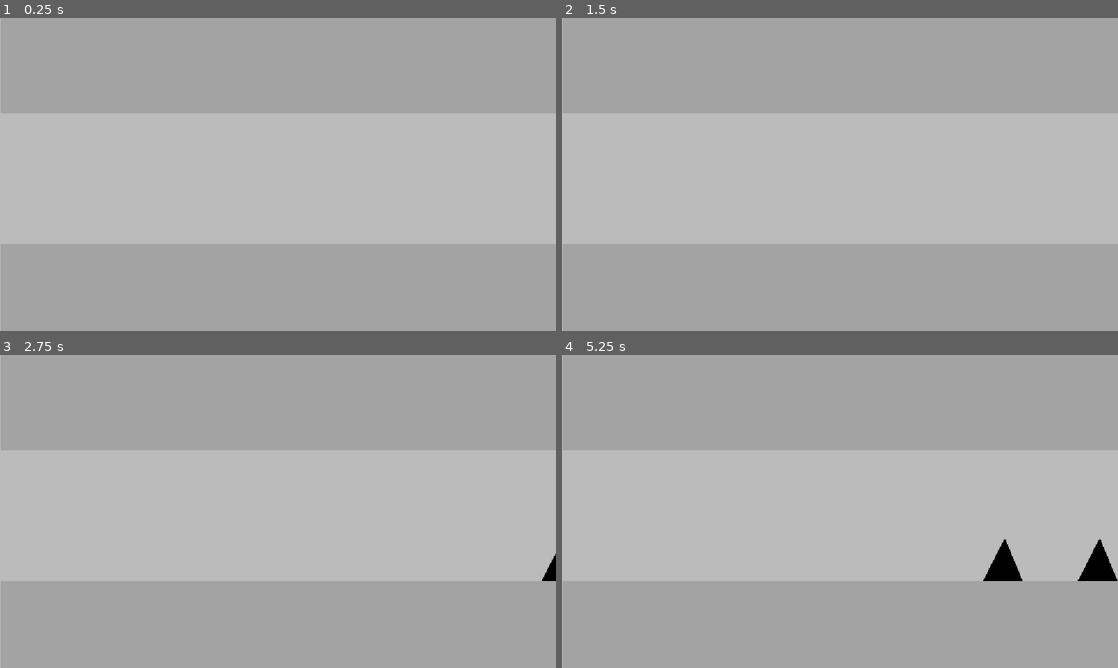
Above: before the commit, frames 1-4 (two rows, left to right).
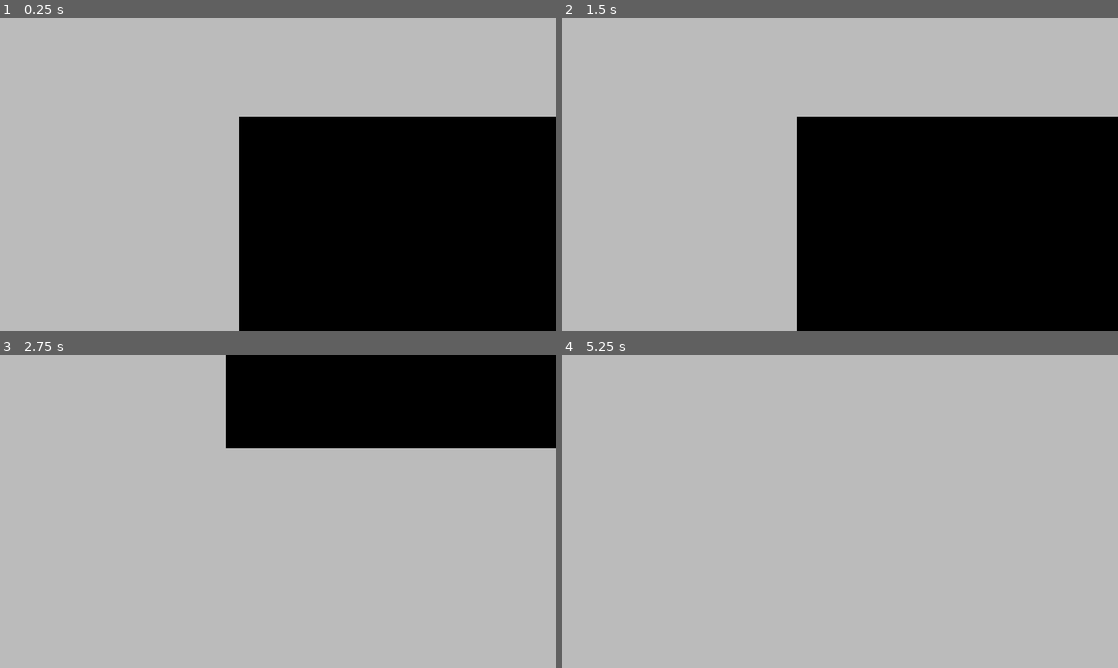
Above: after the commit, the same moments.

Repository: Martycat111/Bingbong
Game: Godot game, scene res://Scenes/game.tscn
Same seed, same stepped clock (60 frames per second), same inputs: the game is played once before the commit and once after it.
Inputs:
- Up to frame 1 (0.25 s): no input
- Up to frame 2 (1.5 s): hold Right (rotate clockwise) 0.53-1.28 s; tap Left (rotate counterclockwise) at 0.8, 1.35 s; tap Enter at 1.25 s
- Up to frame 3 (2.75 s): tap Space (shoot, bound only after the commit) at 1.55, 2 s; hold Space (shoot, bound only after the commit) from 2.03 s (still down); tap Right (rotate clockwise) at 2.3 s
- Up to frame 4 (5.25 s): release Space (shoot, bound only after the commit) at 2.78 s; tap Right (rotate clockwise) at 2.85, 4.55 s; tap Left (rotate counterclockwise) at 3.05 s; hold Left (rotate counterclockwise) 3.53-4.28 s; tap Space (shoot, bound only after the commit) at 3.8, 4.35 s; hold Right (rotate clockwise) from 5.03 s (still down)

The runs differ from the first frame. In frame 1, 39% of the frame differs, in the area x 43-100%, y 31-100%; in frame 2, 40%, in the area x 42-100%, y 31-100%; in frame 3, 18%; in frame 4, 1.0%.

Commit message:
bad

Diff:
--- a/Scenes/Player.tscn
+++ b/Scenes/Player.tscn
@@ -1,6 +1,5 @@
 [gd_scene format=3 uid="uid://bolboguflol40"]
 
-[ext_resource type="Texture2D" uid="uid://tmdyv1i47r8" path="res://Assets/Player bingbong.png" id="1_rpqav"]
 [ext_resource type="Script" uid="uid://bkqf7uyfxaj4k" path="res://Scenes/player_bingbong.gd" id="2_kyqiw"]
 
 [sub_resource type="CircleShape2D" id="CircleShape2D_2d2hh"]
@@ -8,14 +7,12 @@
 
 [node name="Player" type="Node2D" unique_id=1367422132]
 
-[node name="PlayerBingbong" type="Sprite2D" parent="." unique_id=710691826]
+[node name="PlayerBingbong" type="CharacterBody2D" parent="." unique_id=1211805969]
 position = Vector2(81.5, 586.875)
 scale = Vector2(0.20731708, 0.19611181)
-texture = ExtResource("1_rpqav")
 script = ExtResource("2_kyqiw")
 
 [node name="CollisionShape2D" type="CollisionShape2D" parent="PlayerBingbong" unique_id=593104765]
-position = Vector2(-7.2353096, -24.858166)
 scale = Vector2(0.9999998, 0.9999999)
 shape = SubResource("CircleShape2D_2d2hh")
 
--- a/Scenes/game.tscn
+++ b/Scenes/game.tscn
@@ -15,6 +15,7 @@
 position = Vector2(1250, 475)
 
 [node name="Gamebg" type="Sprite2D" parent="." unique_id=2106852135]
+modulate = Color(0, 0, 0, 1)
 position = Vector2(576.75006, 329)
 scale = Vector2(0.5752499, 0.58349985)
 texture = ExtResource("1_ebmjs")
--- a/Scenes/player_bingbong.gd
+++ b/Scenes/player_bingbong.gd
@@ -1,13 +1,22 @@
-extends Sprite2D
+extends CharacterBody2D
 
 @export var speed = 400
 var screen_side
 
 # Called when the node enters the scene tree for the first time.
 func _ready() -> void:
-	pass # Replace with function body.
+	rotation = PI
+	rotation_degrees = 0
 
+func _input(event: InputEvent) -> void:
+	if event.is_action_pressed("rotate clockwise"):
+		self.rotate(-1)
+	if event.is_action_pressed("rotate counterclockwise"):
+		self.rotate(1)
 
-# Called every frame. 'delta' is the elapsed time since the previous frame.
-func _process(delta: float) -> void:
-	pass
+func _physics_process(delta: float) -> void:
+	if Input.is_action_pressed("shoot"):
+		position.x += 10 * rotation/(2*PI)
+		position.y += 10 * (2*PI) - rotation*(2*PI)
+	velocity = Vector2(1, 0).rotated(rotation) * speed * delta
+	move_and_slide()
--- a/Scripts/obstacle.gd
+++ b/Scripts/obstacle.gd
@@ -14,6 +14,6 @@
 # Called every frame. 'delta' is the elapsed time since the previous frame.
 func _process(delta: float) -> void:
 	if is_upside_down:
-		self.position.x += delta * 100
+		self.position.x += delta * 100 * Globals.speed_multiplier
 	else:
-		self.position.x -= delta * 100
+		self.position.x -= delta * 100 * Globals.speed_multiplier
--- a/Scripts/spawner.gd
+++ b/Scripts/spawner.gd
@@ -6,12 +6,15 @@
 
 var obstacle_scene = load("res://Scenes/Obstacle.tscn")
 
+var player_scene = load("res://Scenes/Player.tscn")
+
 @onready var top_obstacles = get_node("top")
 @onready var bottom_obstacles = get_node("bottom")
 
 
 func _ready() -> void:
-	pass # Replace with function body.
+	var instance = player_scene.instantiate()
+	self.add_child(instance)
 
 
 func spawn():
@@ -25,6 +28,6 @@
 
 func _process(delta: float) -> void:
 	time_since_spawn += delta
-	if time_since_spawn > time_between_spawns:
+	if time_since_spawn > time_between_spawns *  1 - (Globals.speed_multiplier - 1): # bro what
 		time_since_spawn = 0
 		spawn()
--- a/globals.gd
+++ b/globals.gd
@@ -1,11 +1,3 @@
 extends Node
 
-
-# Called when the node enters the scene tree for the first time.
-func _ready() -> void:
-	pass # Replace with function body.
-
-
-# Called every frame. 'delta' is the elapsed time since the previous frame.
-func _process(delta: float) -> void:
-	pass
+var speed_multiplier = 1
--- a/project.godot
+++ b/project.godot
@@ -36,6 +36,11 @@
 "events": [Object(InputEventKey,"resource_local_to_scene":false,"resource_name":"","device":-1,"window_id":0,"alt_press …(195 unchanged characters)…
 ]
 }
+shoot={
+"deadzone": 0.2,
+"events": [Object(InputEventKey,"resource_local_to_scene":false,"resource_name":"","device":-1,"window_id":0,"alt_pressed":false,"shift_pressed":false,"ctrl_pressed":false,"meta_pressed":false,"pressed":false,"keycode":0,"physical_keycode":32,"key_label":0,"unicode":32,"location":0,"echo":false,"script":null)
+]
+}
 
 [physics]
 
Not shown: 1 places in Scenes/Obstacle.tscn that only renumber resources
